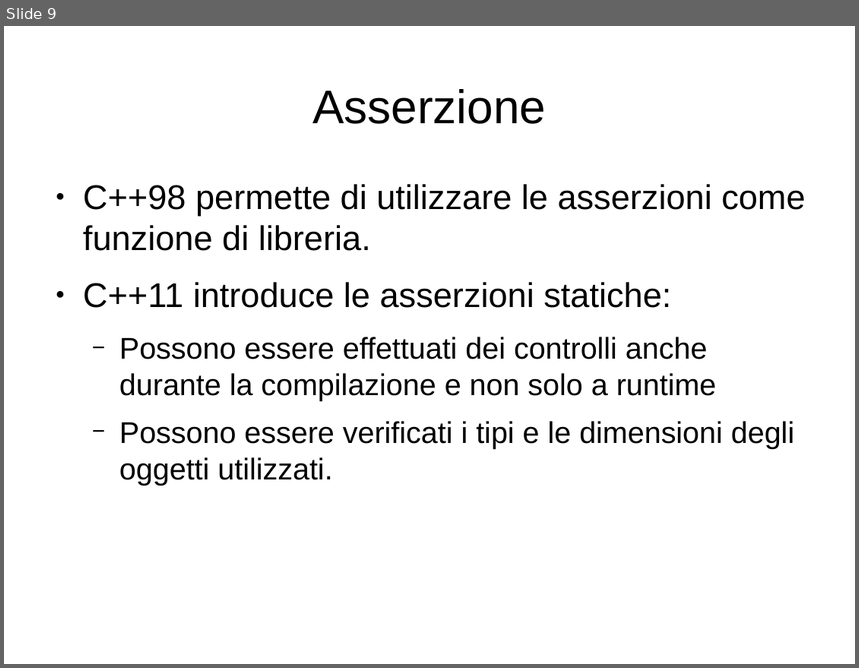
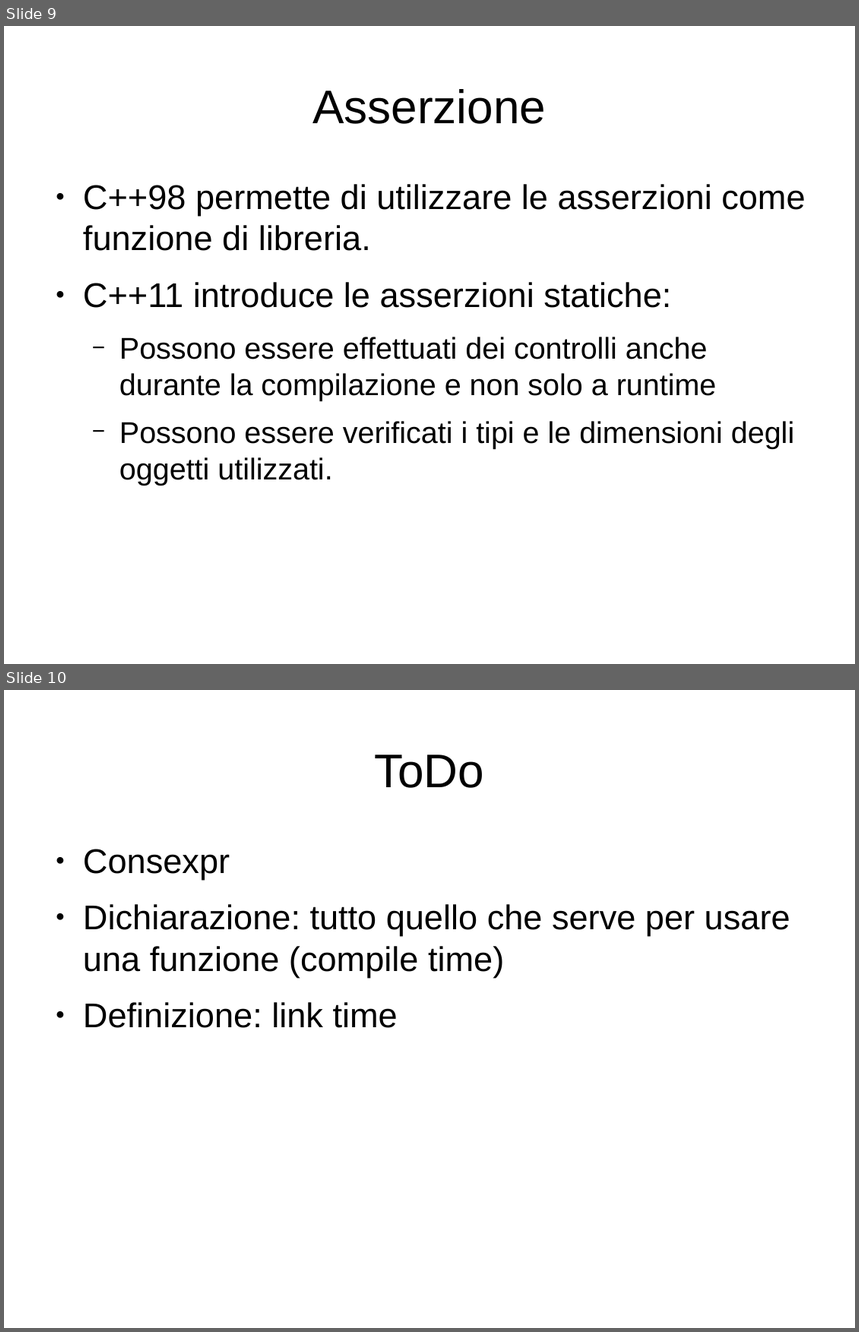
Before and after one commit to famorcia/modern_cpp_examples, a slide deck: doc/Presentazione_13_09_29.odp. Shown one above the other, each under a label of ours: slide 9 before the commit, slides 9 and 10 after it. The pictures are 859x668 and 859x1332 pixels, drawn with LibreOffice and Linux fonts; fonts in the diff are those of the drawing. Boxes give left, top, right and bottom in pixels: in the first picture for what was removed or moved away, otherwise in the second. Text is boxed around its words. In the diff, an @@ line names an element or a change of style, - is before the commit and + after.

Commit message:
fix in presentation

```diff
--- a/doc/Presentazione_13_09_29.odp
+++ b/doc/Presentazione_13_09_29.odp
@@ slide 10 added at [4,690,855,1328], background #FFFFFF @@
@@ title added at [374,755,484,788], 44 pt, text #000000 @@
+ToDo
@@ text added at [83,849,791,1028], 32 pt, text #000000 @@
+● Consexpr
+● Dichiarazione: tutto quello che serve per usare una funzione (compile time)
+● Definizione: link time
```
